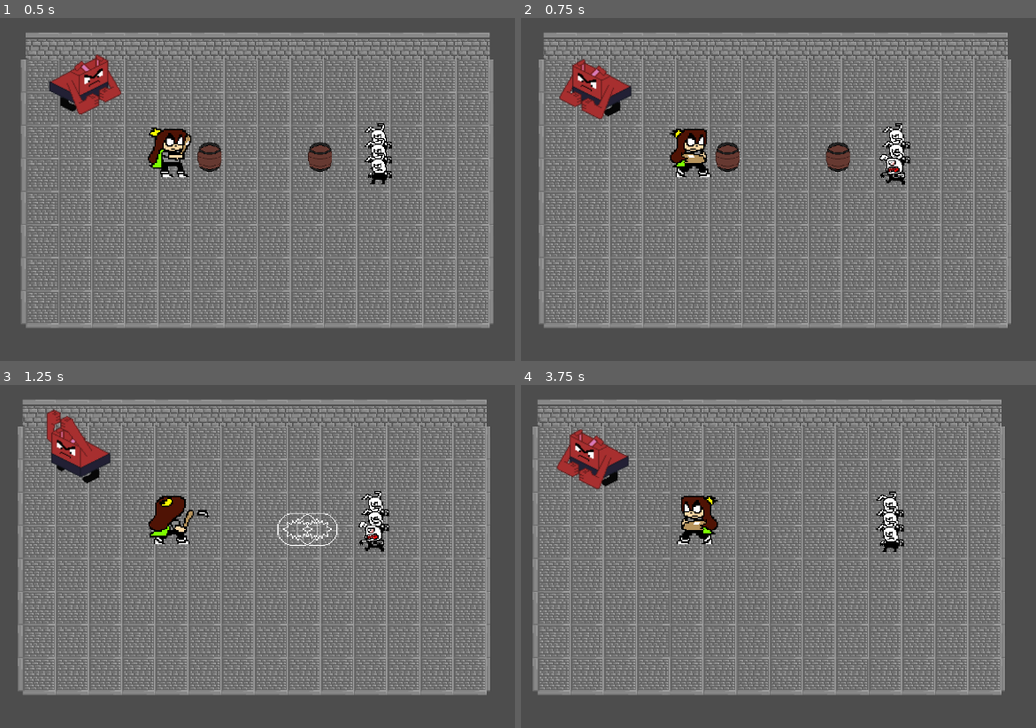
Above: before the commit, frames 1-4 (two rows, left to right).
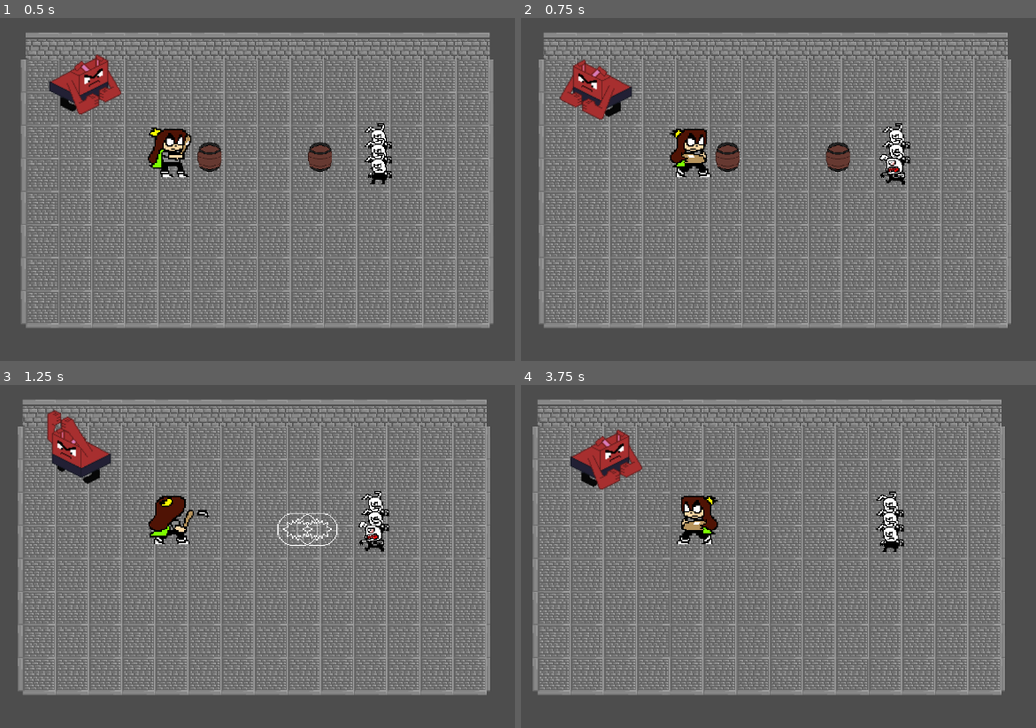
Above: after the commit, the same moments.

Repository: Megameca04/Proyecto_Cuki
Game: Godot game, scene res://Pruebas.tscn
Two runs of this game, one before a commit and one after it. Both use one fixed random seed, a clock stepped at 60 frames per second and the inputs below.
Inputs:
- Up to frame 1 (0.5 s): no input
- Up to frame 2 (0.75 s): hold Right (ui_right) from 0.53 s (still down); hold Z (Atacar) from 0.53 s (still down)
- Up to frame 3 (1.25 s): keep holding Right (ui_right); keep holding Z (Atacar)
- Up to frame 4 (3.75 s): release Right (ui_right) at 1.28 s; release Z (Atacar) at 1.28 s; hold Down (ui_down) 1.28-2.03 s; tap X (Dash) at 1.35, 2.85 s; hold Right (ui_right) 2.03-2.78 s; hold Z (Atacar) 2.03-2.78 s; hold Up (ui_up) 2.78-3.53 s; hold Left (ui_left) from 3.53 s (still down); hold Z (Atacar) from 3.53 s (still down)

Frame 1 is identical in both runs. In frame 2, 0.4% of the frame differs, in the area x 7-22%, y 11-30%; in frame 3, 0.3%; in frame 4, 1.5%, in the area x 6-24%, y 12-31%.

Commit message:
Blonk keeps attacking when Cuki is in range and the attack has a spawn position within the blonk that is not self

Diff:
--- a/Cuki-Clash of the Kuins/Entidades/blonk.tscn
+++ b/Cuki-Clash of the Kuins/Entidades/blonk.tscn
@@ -7,21 +7,6 @@
 
 [sub_resource type="CircleShape2D" id="CircleShape2D_ycrju"]
 radius = 8.0
-
-[sub_resource type="Animation" id="Animation_0xq8l"]
-resource_name = "Moving"
-tracks/0/type = "value"
-tracks/0/imported = false
-tracks/0/enabled = true
-tracks/0/path = NodePath("Sprite2D:frame")
-tracks/0/interp = 1
-tracks/0/loop_wrap = true
-tracks/0/keys = {
-"times": PackedFloat32Array(0),
-"transitions": PackedFloat32Array(1),
-"update": 1,
-"values": [0]
-}
 
 [sub_resource type="Animation" id="Animation_8g83p"]
 resource_name = "Attacking"
@@ -50,6 +35,21 @@
 "args": [],
 "method": &"attackPlayer"
 }]
+}
+
+[sub_resource type="Animation" id="Animation_0xq8l"]
+resource_name = "Moving"
+tracks/0/type = "value"
+tracks/0/imported = false
+tracks/0/enabled = true
+tracks/0/path = NodePath("Sprite2D:frame")
+tracks/0/interp = 1
+tracks/0/loop_wrap = true
+tracks/0/keys = {
+"times": PackedFloat32Array(0),
+"transitions": PackedFloat32Array(1),
+"update": 1,
+"values": [0]
 }
 
 [sub_resource type="AnimationLibrary" id="AnimationLibrary_g0jmw"]
@@ -138,16 +138,20 @@
 offset_top = -40.0
 offset_right = 24.0
 offset_bottom = -32.0
-theme = SubResource("Theme_6osf0")
+theme = SubResource("Theme_fwnxo")
 
 [node name="Pause_attack_timer" type="Timer" parent="."]
 wait_time = 2.051
 
 [node name="Hide_timer" type="Timer" parent="."]
 
+[node name="AttackSpawner" type="Node2D" parent="."]
+position = Vector2(8, 40)
+
 [connection signal="body_entered" from="VisionField" to="." method="_on_vision_field_body_entered"]
 [connection signal="body_exited" from="VisionField" to="." method="_on_vision_field_body_exited"]
 [connection signal="body_entered" from="AttackArea" to="." method="_on_attack_area_body_entered"]
+[connection signal="body_exited" from="AttackArea" to="." method="_on_attack_area_body_exited"]
 [connection signal="area_entered" from="Hitbox" to="." method="_on_hitbox_area_entered"]
 [connection signal="timeout" from="Pause_attack_timer" to="." method="_on_pause_attack_timer_timeout"]
 [connection signal="timeout" from="Hide_timer" to="." method="_on_hide_timer_timeout"]
--- a/Cuki-Clash of the Kuins/Scripts/Blonk.gd
+++ b/Cuki-Clash of the Kuins/Scripts/Blonk.gd
@@ -2,6 +2,7 @@
 
 enum BlonkState { Patrol, Attacking, Resting }
 var Cuki = null
+var CukiOnAttackRange = null
 var state = BlonkState.Patrol
 var movement = Vector2()
 const ATTACK = preload("res://Entidades/Explosion.tscn")
@@ -9,6 +10,7 @@
 @onready var health_bar = $ProgressBar
 @onready var hide_timer = $Hide_timer
 @onready var pause_attack_timer = $Pause_attack_timer
+@onready var attack_spawner = $AttackSpawner
 @export var blonkSpeed = 50
 
 func _ready():
@@ -17,9 +19,9 @@
 	health.connect("depleted",Callable(self,"defeat"))
 	health.initialize()
 
-
 func _process(delta):
 	animationFace()
+	blonkBehaviour()
 
 func _physics_process(delta):
 	blonkMovement()
@@ -34,8 +36,12 @@
 	move_and_slide()
 	movement = velocity
 
+func blonkBehaviour():
+	if CukiOnAttackRange != null && state == BlonkState.Patrol:
+		stateAndAnimationChange(BlonkState.Attacking)
+
 func animationFace():
-	if movement.x <= 1: #dirección a la que mira
+	if movement.x <= 1:
 		$Sprite2D.scale.x = -1
 		$CollisionShape2D.scale.x = -1
 	elif movement.x >= -1:
@@ -54,7 +60,7 @@
 func attackPlayer():
 	var atk = ATTACK.instantiate()
 	atk.add_to_group("expl_blonk")
-	atk.global_position = self.global_position
+	atk.global_position = attack_spawner.global_position
 	call_deferred("add_sibling",atk)
 	stateAndAnimationChange(BlonkState.Resting)
 	pause_attack_timer.start()
@@ -82,8 +88,13 @@
 		health.current -= 2
 
 func _on_attack_area_body_entered(body):
-	if body.get_name() == "Cuki" && state == BlonkState.Patrol:
-		stateAndAnimationChange(BlonkState.Attacking)
+	if body != self:
+		if body.get_name() == "Cuki":
+			CukiOnAttackRange = body
+
+func _on_attack_area_body_exited(body):
+	if body.get_name() == "Cuki":
+		CukiOnAttackRange = null
 
 func _on_hide_timer_timeout():
 	health_bar.hide()
Not shown: 2 places in Cuki-Clash of the Kuins/Entidades/Cuki.tscn that only renumber resources
Not shown: 2 places in Cuki-Clash of the Kuins/Entidades/Rabion.tscn that only renumber resources
Not shown: 1 places in Cuki-Clash of the Kuins/Entidades/blonk.tscn that only renumber resources
